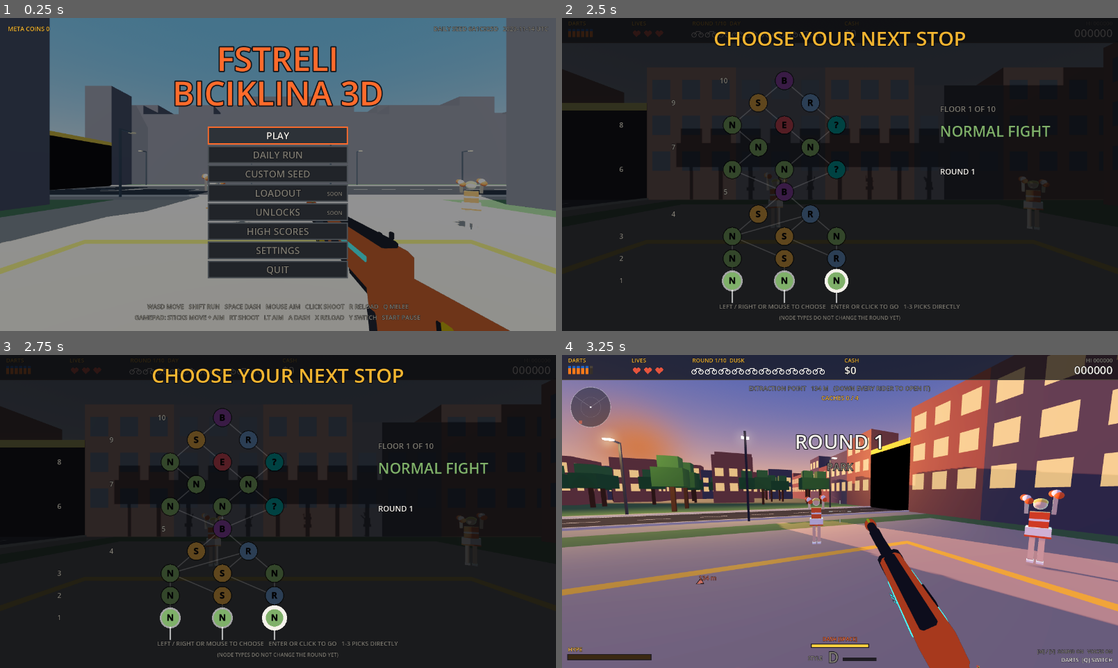
Above: before the commit, frames 1-4 (two rows, left to right).
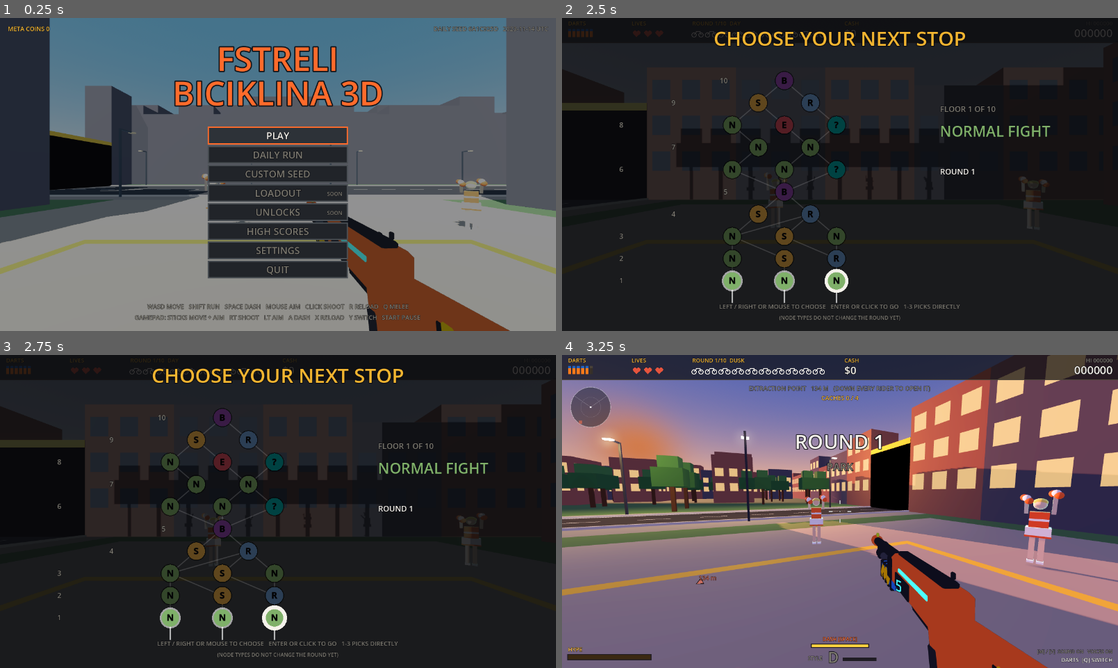
Above: after the commit, the same moments.

Repository: GVihi/FstreliBiciklina3D
Game: Godot game, scene res://main.tscn
Two runs of this game, one before a commit and one after it. Both use one fixed random seed, a clock stepped at 60 frames per second and the inputs below.
Inputs (mouse positions are in pixels of both pictures, inside the frame that each line leads up to):
- Up to frame 1 (0.25 s): no input
- Up to frame 2 (2.5 s): tap Enter at 0.5 s; move the mouse to (962, 158) at 0.52 s; hold Right 0.53-1.25 s; tap R at 0.6 s; click (962, 158) at 0.67 s; tap Space at 0.77, 1.25 s; drag from (728, 190) to (812, 237) at 1.27 s; move the mouse to (895, 105) at 2.02 s; hold Right from 2.03 s (still down); tap Tab at 2.1 s
- Up to frame 3 (2.75 s): keep holding Right
- Up to frame 4 (3.25 s): release Right at 2.75 s; tap Enter at 2.75 s; drag from (812, 574) to (673, 464) at 2.77 s

Frames 1-3 are identical in both runs. In frame 4, 4.3% of the frame differs, in the area x 48-88%, y 46-100%.

Commit message:
Remove the automatic top-up reload between waves
The gun started loading by itself whenever no rider or boss was left and
the next wave was waiting, so a part-empty gun was refilled for free.
That branch is removed from the shotgun block in main.gd; loading now
starts from R / gamepad X, a click on an empty gun, or when the magazine
reaches 0. Style rank 4 regeneration is unchanged.

Roadmap: Milestone J, 'Remove the automatic reload after a few seconds'.

Co-Authored-By: Claude Sonnet 5.5 <noreply@anthropic.com>
Claude-Session: https://claude.ai/code/session_01UuYquZFd7whs6bKKpgYzdG

Diff:
--- a/scripts/main.gd
+++ b/scripts/main.gd
@@ -1526,15 +1526,9 @@
 			pump_fired = true
 			sfx.play("pump")
 	if state == "play":
+		# Loading only starts here when the magazine is empty. The old top-up between waves (no riders left,
+		# waiting for the next one) is gone: a part-empty gun is reloaded by hand (R / gamepad X, `input.gd`)
 		if shells == 0 and not loading and pump_t <= 0.15:
-			combat_sys.start_load()
-		if (
-			riders.size() == 0
-			and bosses.size() == 0
-			and wait > 0.0
-			and shells < MAXSHELLS
-			and not loading
-		):
 			combat_sys.start_load()
 	if loading and pump_t <= 0.0:
 		load_t -= dt
Not shown, changed: README.md
